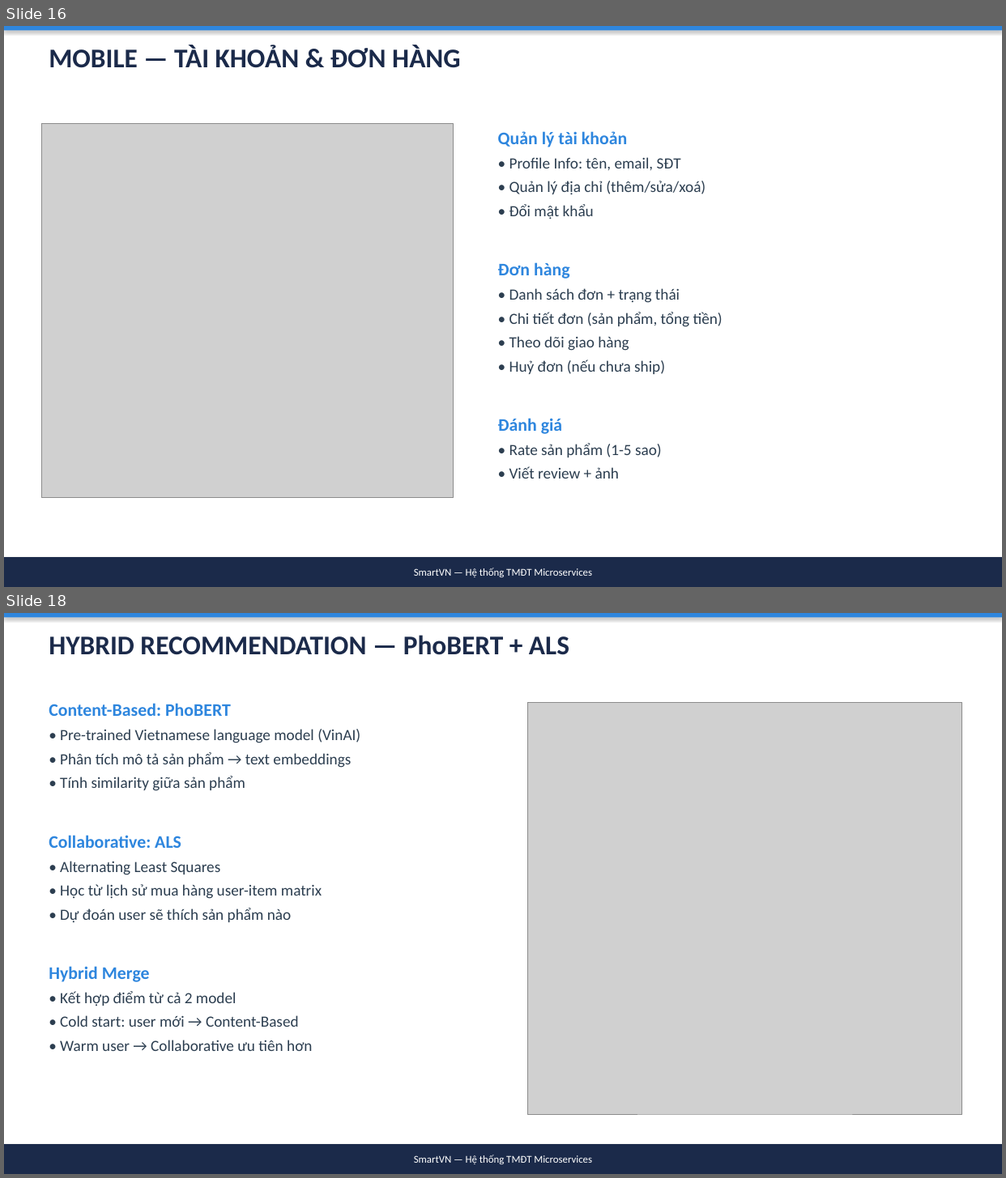
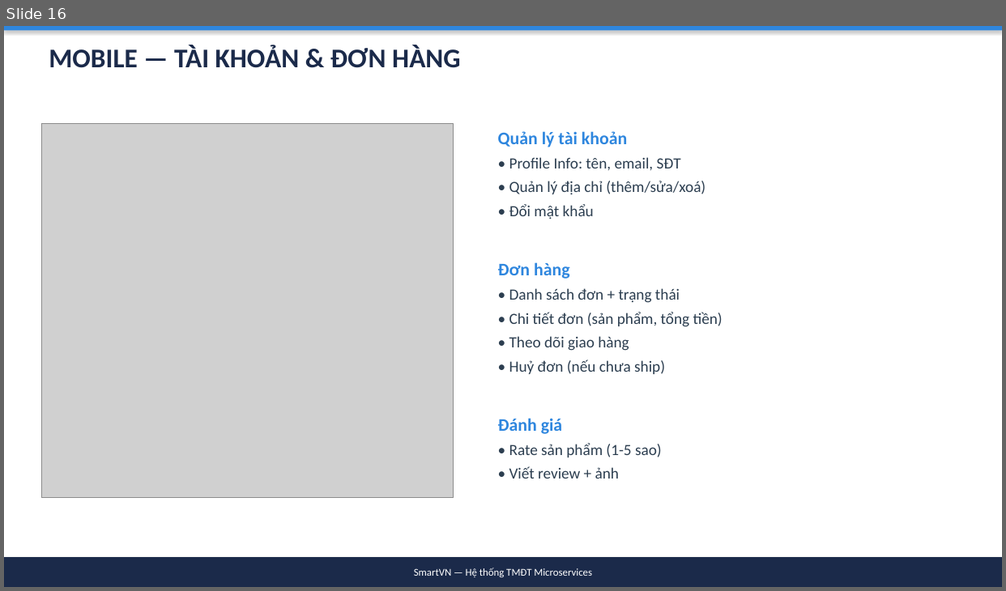
Before and after one commit to simasangggg/smartvn-report, a slide deck: SmartVN-Slides.pptx. Shown one above the other, each under a label of ours: slides 16 and 18 before the commit, slide 16 after it; the slides between them are not shown. The pictures are 1006x1178 and 1006x591 pixels, drawn with LibreOffice and Linux fonts; fonts in the diff are those of the drawing; grey boxes stand for pictures. Boxes give left, top, right and bottom in pixels: in the first picture for what was removed or moved away, otherwise in the second. Text is boxed around its words. In the diff, an @@ line names an element or a change of style, - is before the commit and + after.

Commit message:
refactor: Xóa phần AI Recommendation, giảm xuống 21 slides
- Xóa tất cả nội dung liên quan AI/Recommendation (PhoBERT, ALS)
- Xóa Recommend Service khỏi bảng services
- Xóa slide Recommendation System
- Xóa diagrams/seq-recommend.png
- Giảm 23 → 21 slides
- Regenerate DOCX và PPTX

```diff
--- a/SmartVN-Slides.pptx
+++ b/SmartVN-Slides.pptx
@@ slide 18 removed at box(4, 613, 1002, 1174), background #FFFFFF @@
@@ rectangle removed at box(4, 613, 1002, 618) @@
@@ text removed at box(49, 635, 569, 655) @@
-HYBRID RECOMMENDATION — PhoBERT + ALS
@@ text removed at box(49, 703, 360, 1051) @@
-Content-Based: PhoBERT
-• Pre-trained Vietnamese language model (VinAI)
-• Phân tích mô tả sản phẩm → text embeddings
-• Tính similarity giữa sản phẩm
-Collaborative: ALS
-• Alternating Least Squares
-• Học từ lịch sử mua hàng user-item matrix
-• Dự đoán user sẽ thích sản phẩm nào
-Hybrid Merge
-• Kết hợp điểm từ cả 2 model
-• Cold start: user mới → Content-Based
-• Warm user → Collaborative ưu tiên hơn
@@ picture removed at box(528, 703, 962, 1114) @@
@@ rectangle removed at box(4, 1144, 1002, 1174) @@
-SmartVN — Hệ thống TMĐT Microservices
```
Also in this commit, not shown: 9 slides changed, 1 slide added, 2 other slides removed, 5 other files.
